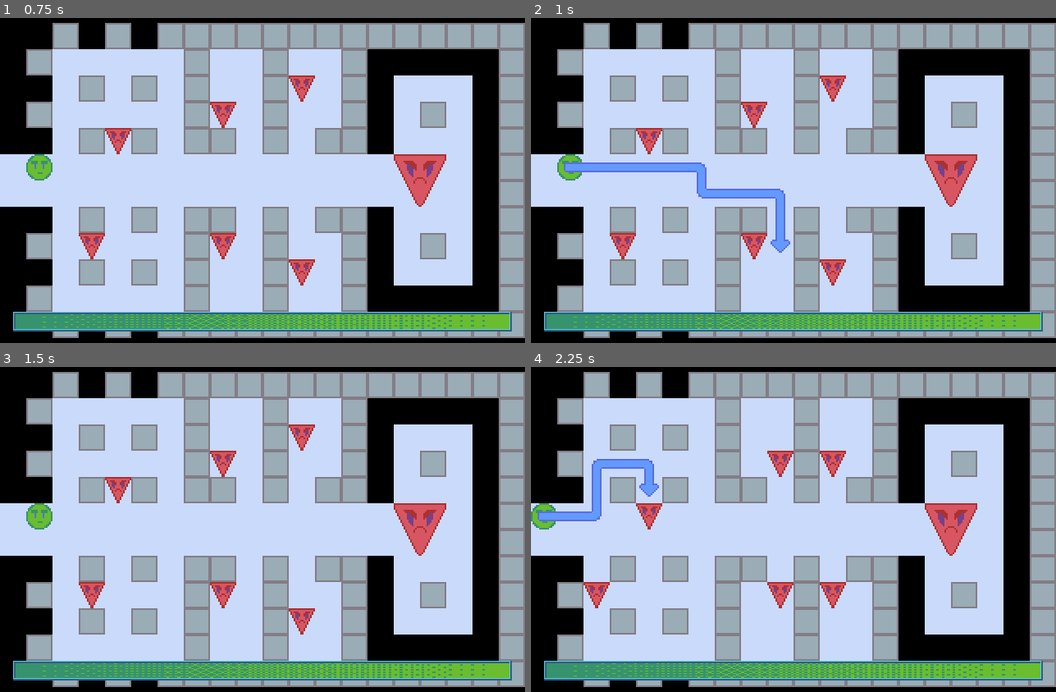
Above: before the commit, frames 1-4 (two rows, left to right).
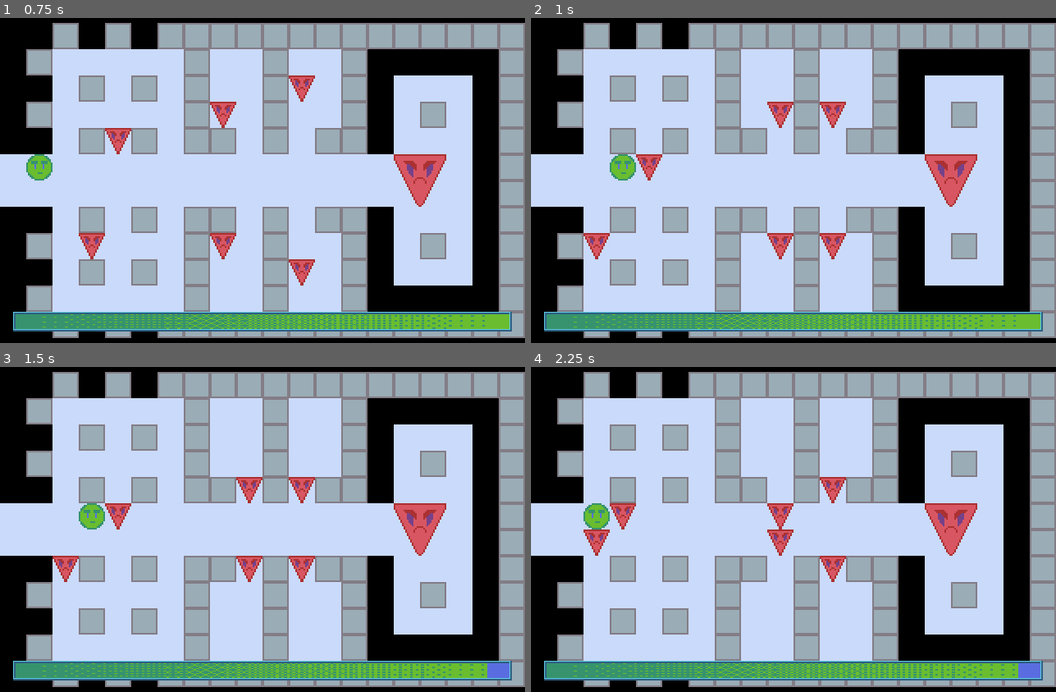
Above: after the commit, the same moments.

Repository: AaronWizard/ShapeFight
Game: Godot game, scene res://Game.tscn
The game is run twice, just before and just after one commit, with the same random seed, the same clock (stepped at 60 frames per second) and the same inputs.
Inputs (mouse positions are in pixels of both pictures, inside the frame that each line leads up to):
- Up to frame 1 (0.75 s): tap Enter at 0.5 s; move the mouse to (236, 245) at 0.52 s; hold Up (move_north) from 0.53 s (still down); tap Space (wait) at 0.6 s; click (236, 245) at 0.67 s
- Up to frame 2 (1 s): keep holding Up (move_north)
- Up to frame 3 (1.5 s): keep holding Up (move_north); move the mouse to (420, 578) at 1.27 s; tap Space (wait) at 1.35 s
- Up to frame 4 (2.25 s): tap Space (wait) at 2, 2.1 s; move the mouse to (636, 480) at 2.02 s; release Up (move_north) at 2.03 s; hold Left (move_west) from 2.03 s (still down)

Frame 1 is identical in both runs. In frame 2, 4.6% of the frame differs, in the area x 5-60%, y 17-83%; in frame 3, 3.9%; in frame 4, 4.8%, in the area x 0-98%, y 25-96%.
Error after the commit: Assertion failed. (res://Actors/Actions/MoveAction.gd:20)

Commit message:
Player walks full path given by mouse click

Diff:
--- a/Actors/Controllers/Player.gd
+++ b/Actors/Controllers/Player.gd
@@ -27,7 +27,6 @@
 		emit_signal('_input_processed', null)
 
 func receive_walk_path(path: Array) -> void:
-	print('path received')
 	assert( is_processing_unhandled_input() )
 	_walk_path.clear()
 	_walk_path += path # Make sure items in path are copied
@@ -63,19 +62,16 @@
 		_walk_path.pop_front()
 
 		if get_map().actor_can_enter_cell(get_actor(), cell, false):
-			print('doing move')
 			var direction := Direction.get_closest_direction_diff(
 					get_actor().cell_position, cell)
 			_create_move_action(direction)
-		else:
-			print('blocked')
-	else:
-		print('walk finished')
 
 func get_action() -> void:
 	set_process_unhandled_input(true)
-	_try_walk_path()
+
+	call_deferred('_try_walk_path')
 	var action : ActorAction = yield(self, '_input_processed')
+
 	set_process_unhandled_input(false)
 
 	emit_signal('got_action', action)
